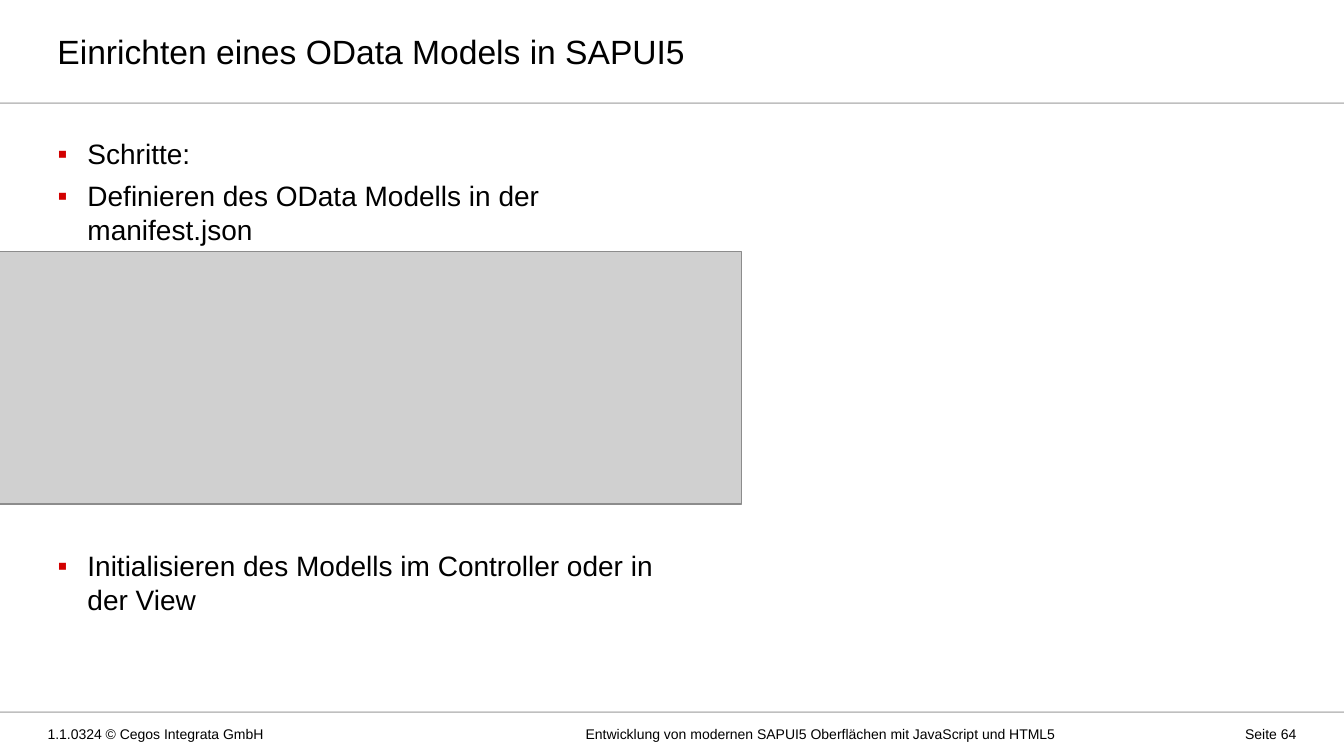
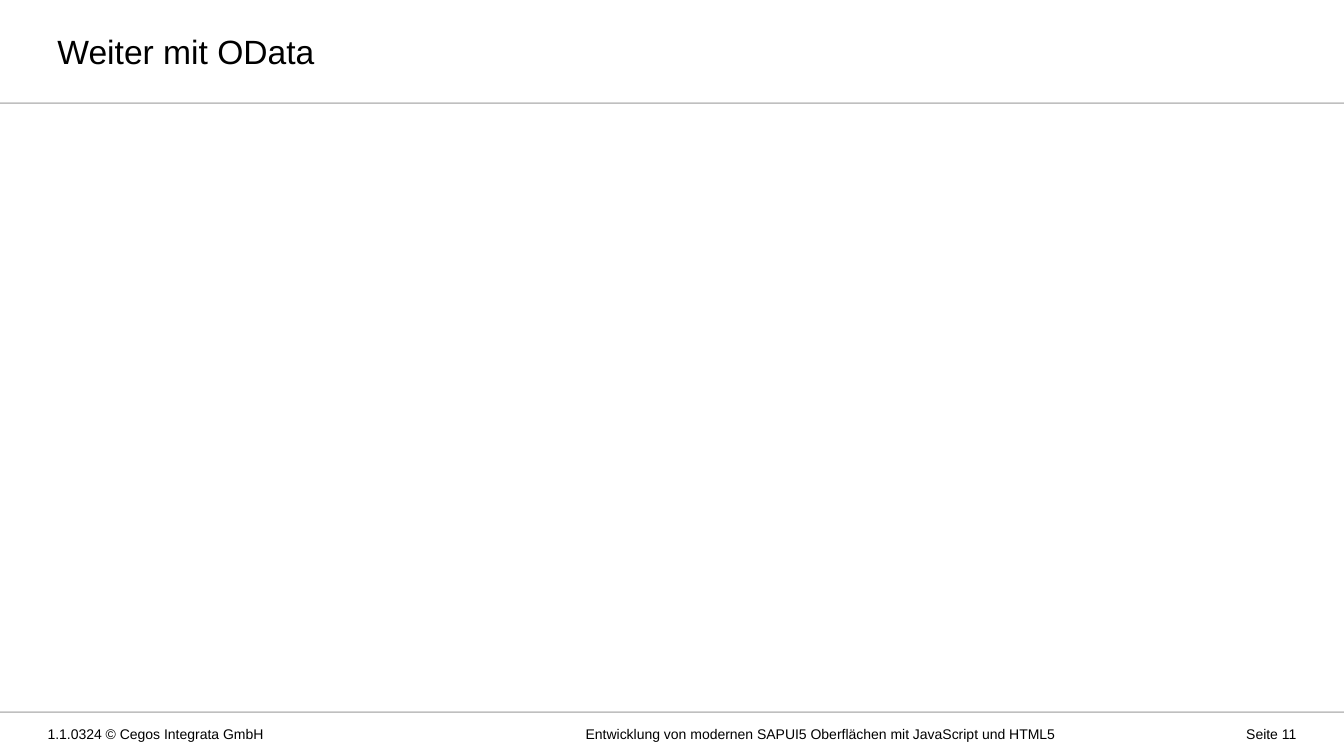
Before and after one commit to MatLange/Schulung-SAPUI5-und-Fiori, a slide deck: slide 11 of Präsentationsfolien/Tag03_SAPUI5-Fiori_DE.pptx (slide 64 before the commit). Drawn at 1344x756 pixels with LibreOffice and Linux fonts; fonts in the diff are those of the drawing; grey boxes stand for pictures; background and template pictures are left out. Boxes give left, top, right and bottom in pixels: in the first picture for what was removed or moved away, otherwise in the second. Text is boxed around its words. In the diff, an @@ line names an element or a change of style, - is before the commit and + after.

```diff
--- a/Präsentationsfolien/Tag03_SAPUI5-Fiori_DE.pptx
+++ b/Präsentationsfolien/Tag03_SAPUI5-Fiori_DE.pptx
@@ title at [57,39,314,65]: text changed @@
-Einrichten eines OData Models in SAPUI5
+Weiter mit OData
@@ text removed at [87,143,653,611] @@
-▪ Schritte:
-▪ Definieren des OData Modells in der manifest.json
-▪ Initialisieren des Modells im Controller oder in der View
@@ picture removed at [0,252,742,504] @@
@@ page number at [1246,729,1296,739]: text changed @@
-Seite 64
+Seite 11
```
Also in this commit, not shown: 15 other slides changed, 8 slides added, 1 other file.
